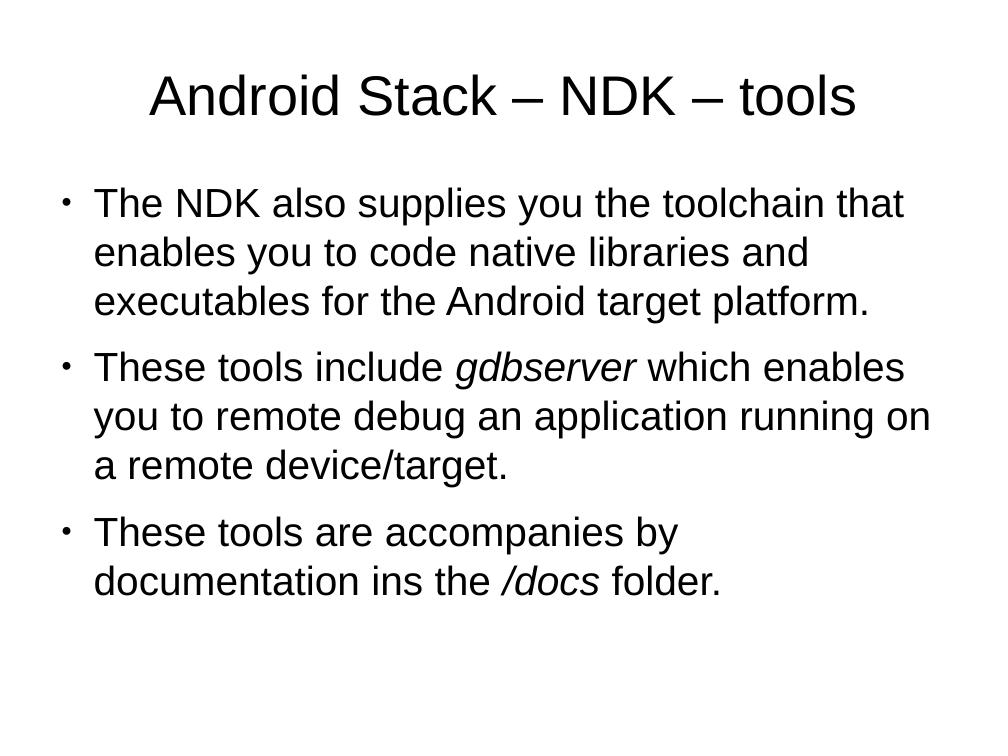
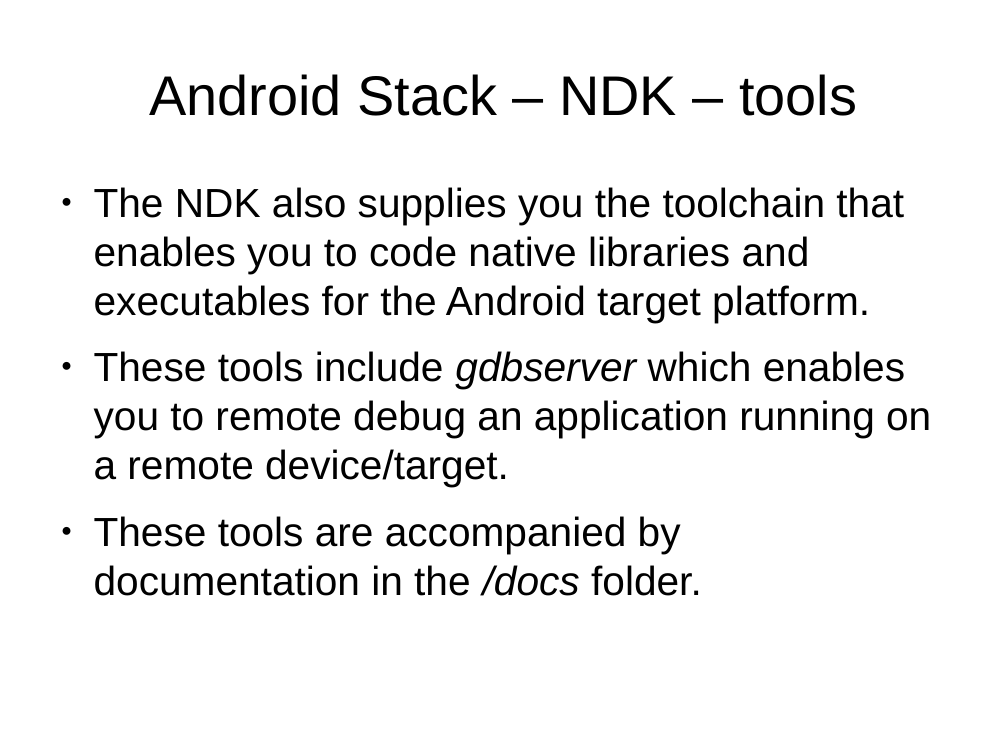
Before and after one commit to veltzer/demos, a slide deck: slide 48 of android/doc/android.odp. Drawn at 1008x756 pixels with LibreOffice and Linux fonts; fonts in the diff are those of the drawing. Boxes give left, top, right and bottom in pixels: in the first picture for what was removed or moved away, otherwise in the second. Text is boxed around its words. In the diff, an @@ line names an element or a change of style, - is before the commit and + after.

Commit message:
more android code

```diff
--- a/android/doc/android.odp
+++ b/android/doc/android.odp
@@ text at (x1=94, y1=516, x2=702, y2=596): text changed @@
-● These tools are accompanies by documentation ins the /docs folder.
+● These tools are accompanied by documentation in the /docs folder.
```
Also in this commit, not shown: 3 other slides changed, 13 other files.
